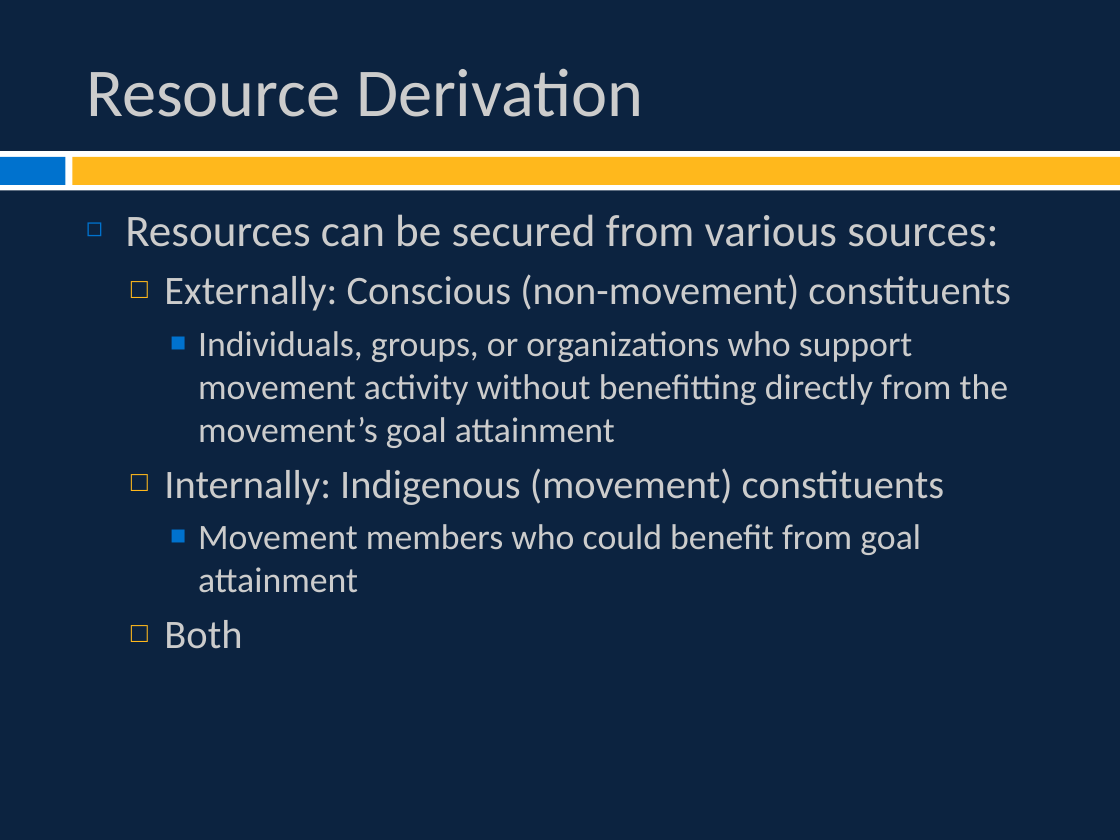
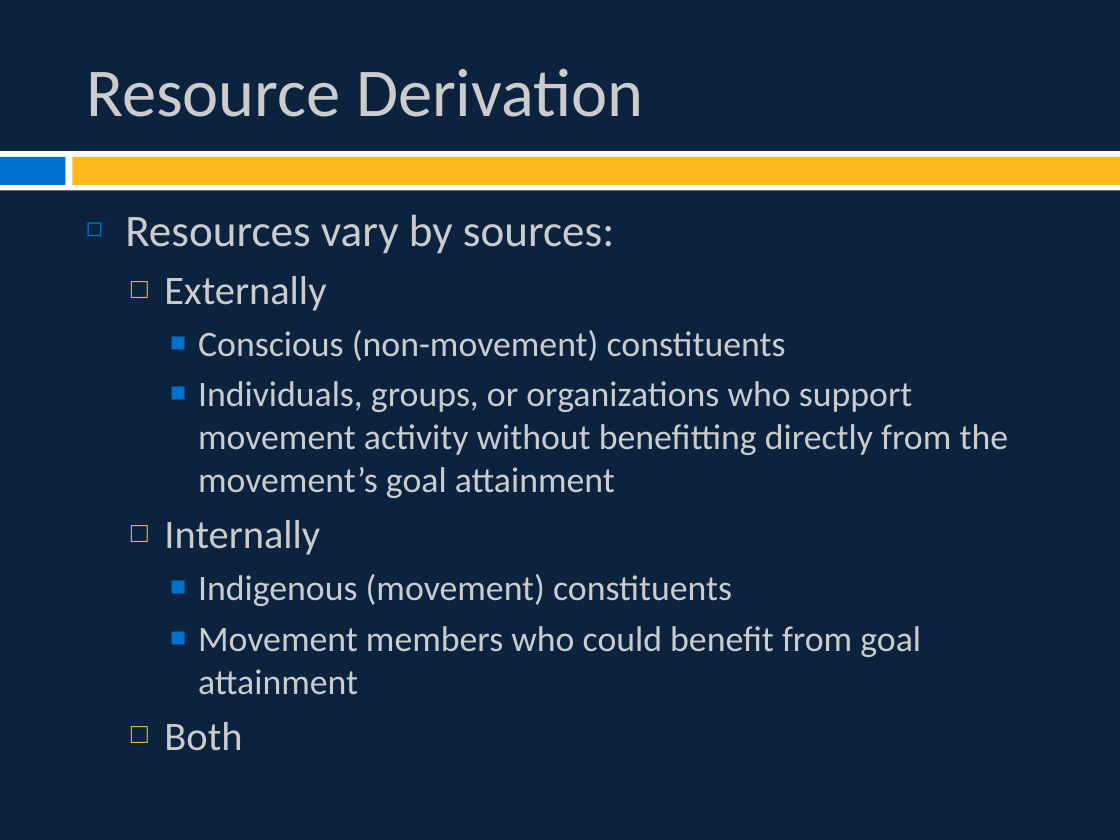
Before and after one commit to burrelvannjr/movements_csuf, a slide deck: slide 8 of ppts/Chapter 3b Slides.pptx. Drawn at 1120x840 pixels with LibreOffice and Linux fonts; fonts in the diff are those of the drawing. Boxes give left, top, right and bottom in pixels: in the first picture for what was removed or moved away, otherwise in the second. Text is boxed around its words. In the diff, an @@ line names an element or a change of style, - is before the commit and + after.

```diff
--- a/ppts/Chapter 3b Slides.pptx
+++ b/ppts/Chapter 3b Slides.pptx
@@ text at <box>125,214,786,361</box>: text changed; size 26 to 23 pt @@
-◻ Resources can be secured from various sources:
-  □ Externally: Conscious (non-movement) constituents
+◻ Resources vary by sources:
+  □ Externally
+    ■ Conscious (non-movement) constituents
@@ text at <box>164,520,732,606</box>: text changed; size 26 to 23 pt @@
-  □ Internally: Indigenous (movement) constituents
+  □ Internally
+    ■ Indigenous (movement) constituents
```
Also in this commit, not shown: 5 other slides changed, 4 other files.
